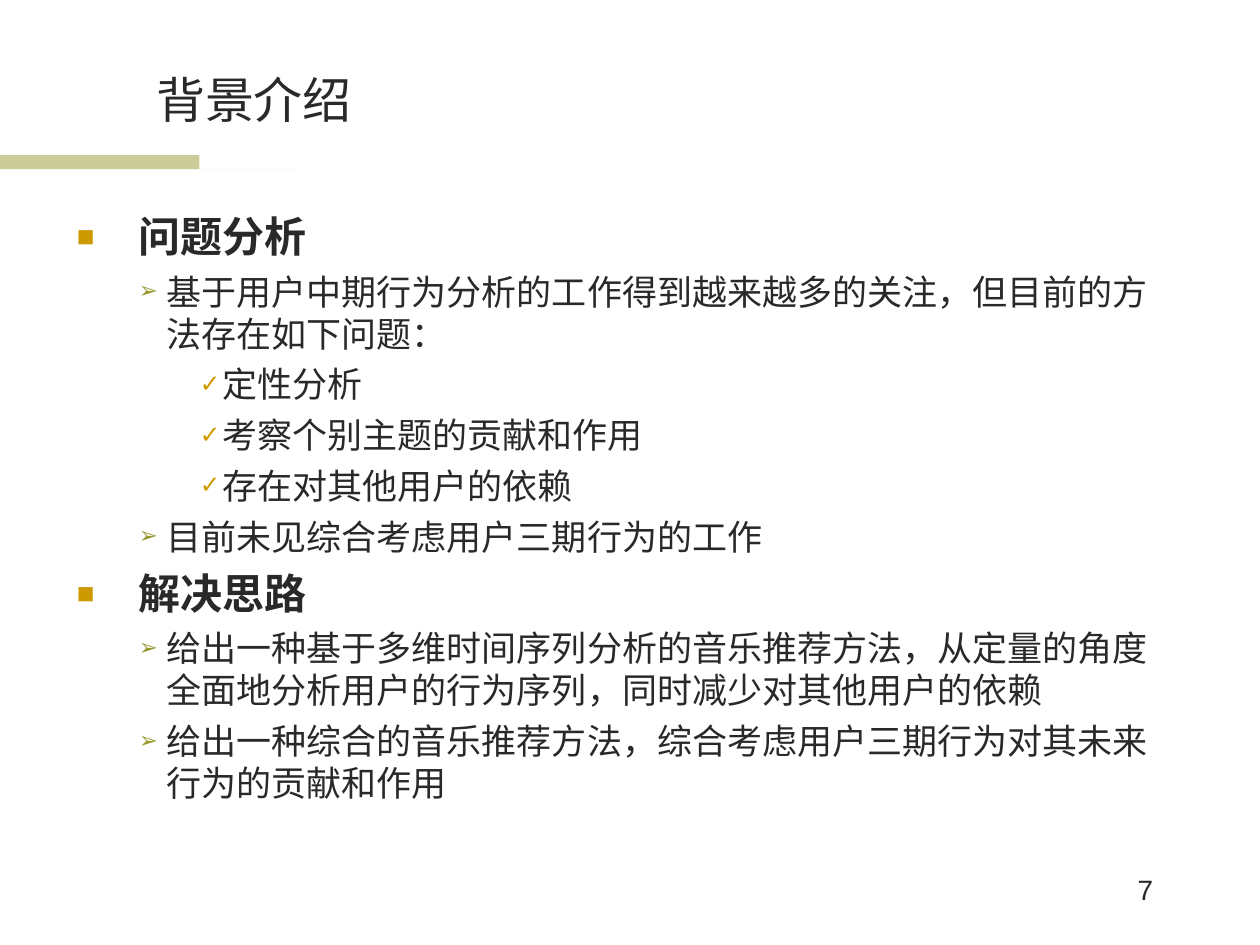
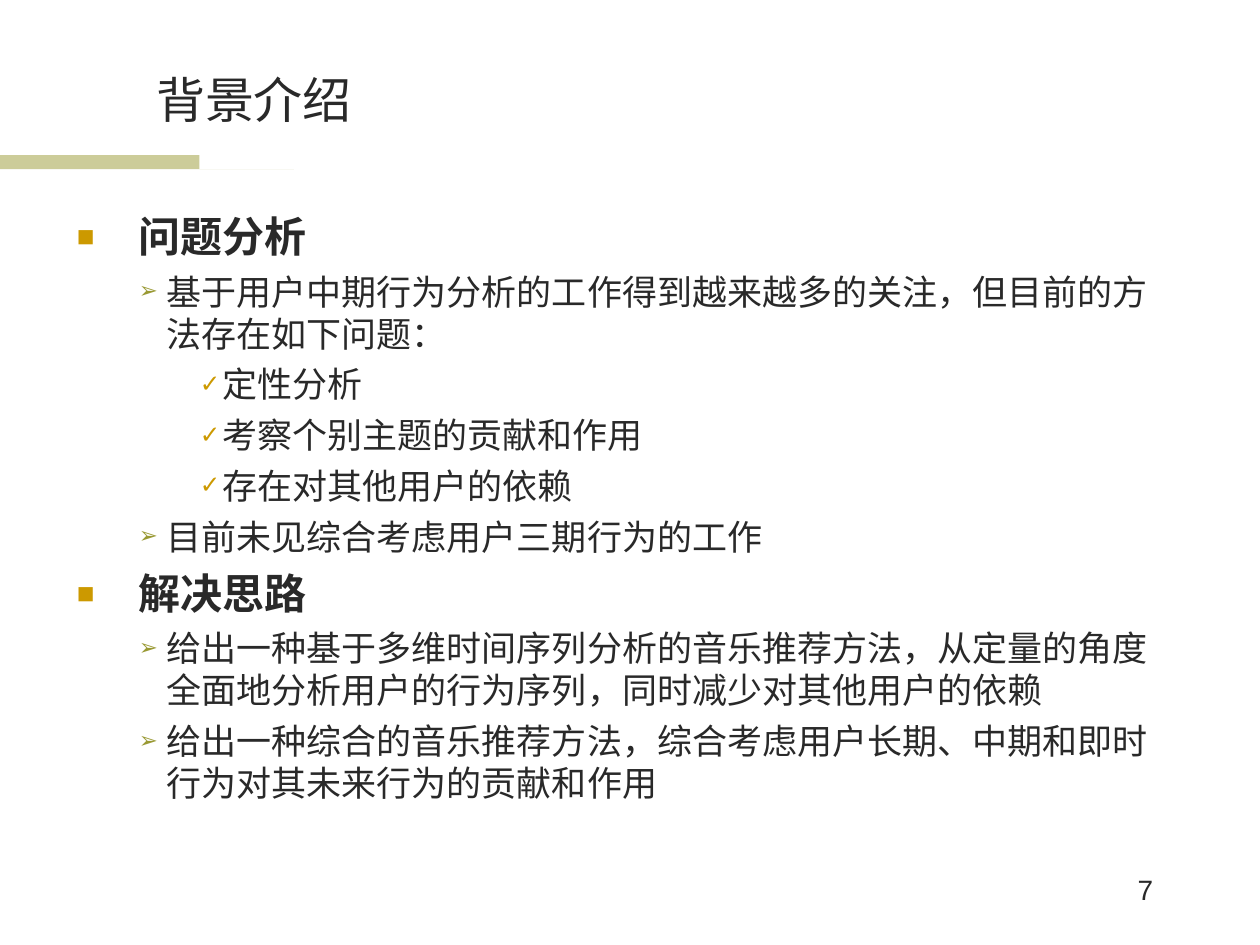
Before and after one commit to wwssttt/NJUThesis, a slide deck: slide 7 of 答辩准备/一种基于时间序列分析的个性化音乐推荐系统及其实现.ppt. Drawn at 1260x945 pixels with LibreOffice and Linux fonts; fonts in the diff are those of the drawing; background and template pictures are left out. Boxes give left, top, right and bottom in pixels: in the first picture for what was removed or moved away, otherwise in the second. Text is boxed around its words. In the diff, an @@ line names an element or a change of style, - is before the commit and + after.

```diff
--- a/答辩准备/一种基于时间序列分析的个性化音乐推荐系统及其实现.ppt
+++ b/答辩准备/一种基于时间序列分析的个性化音乐推荐系统及其实现.ppt
@@ text at (x1=166, y1=724, x2=1148, y2=799): text changed @@
-  ➢ 给出一种综合的音乐推荐方法，综合考虑用户三期行为对其未来行为的贡献和作用
+  ➢ 给出一种综合的音乐推荐方法，综合考虑用户长期、中期和即时行为对其未来行为的贡献和作用
```
Also in this commit, not shown: 11 other slides changed.
